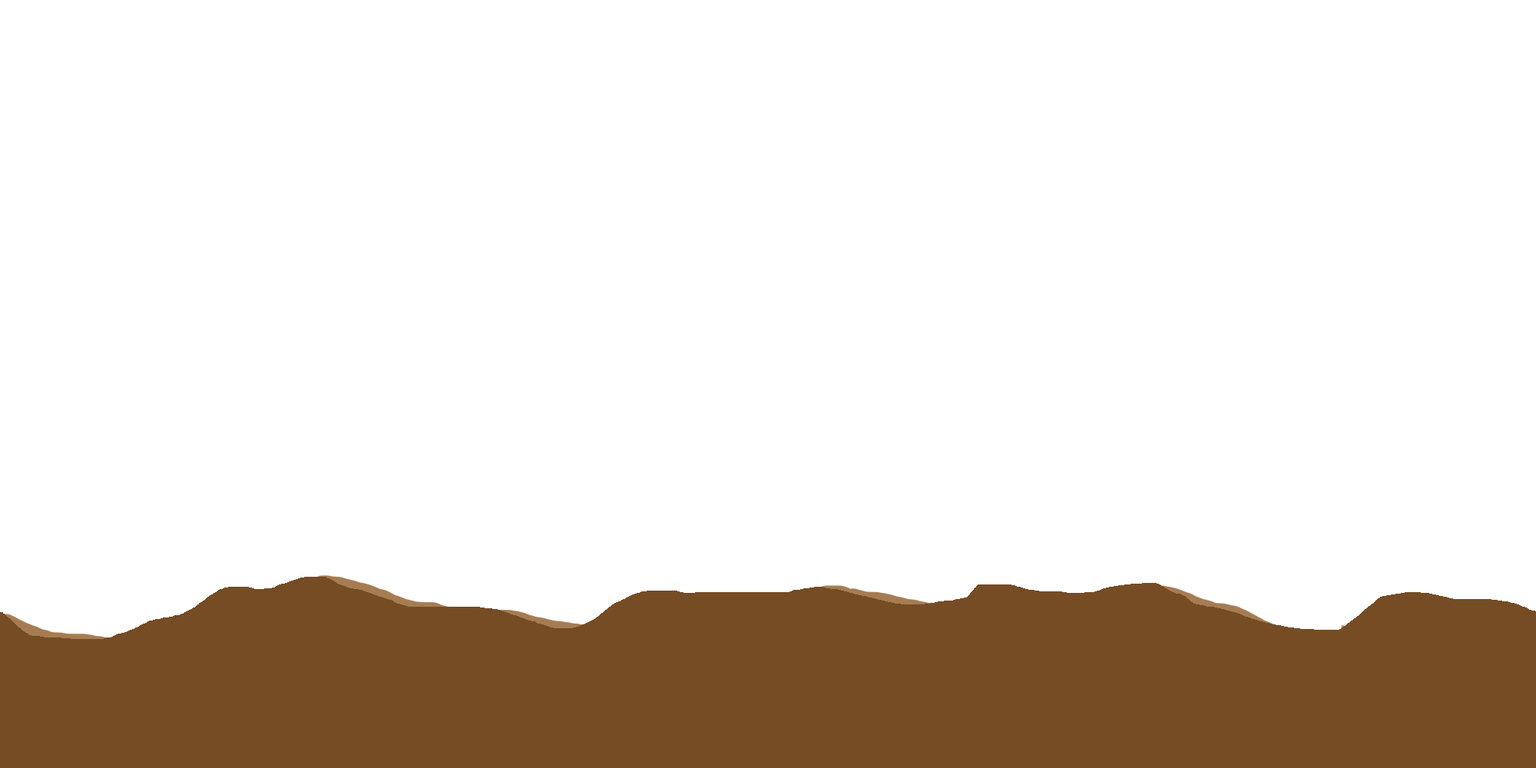
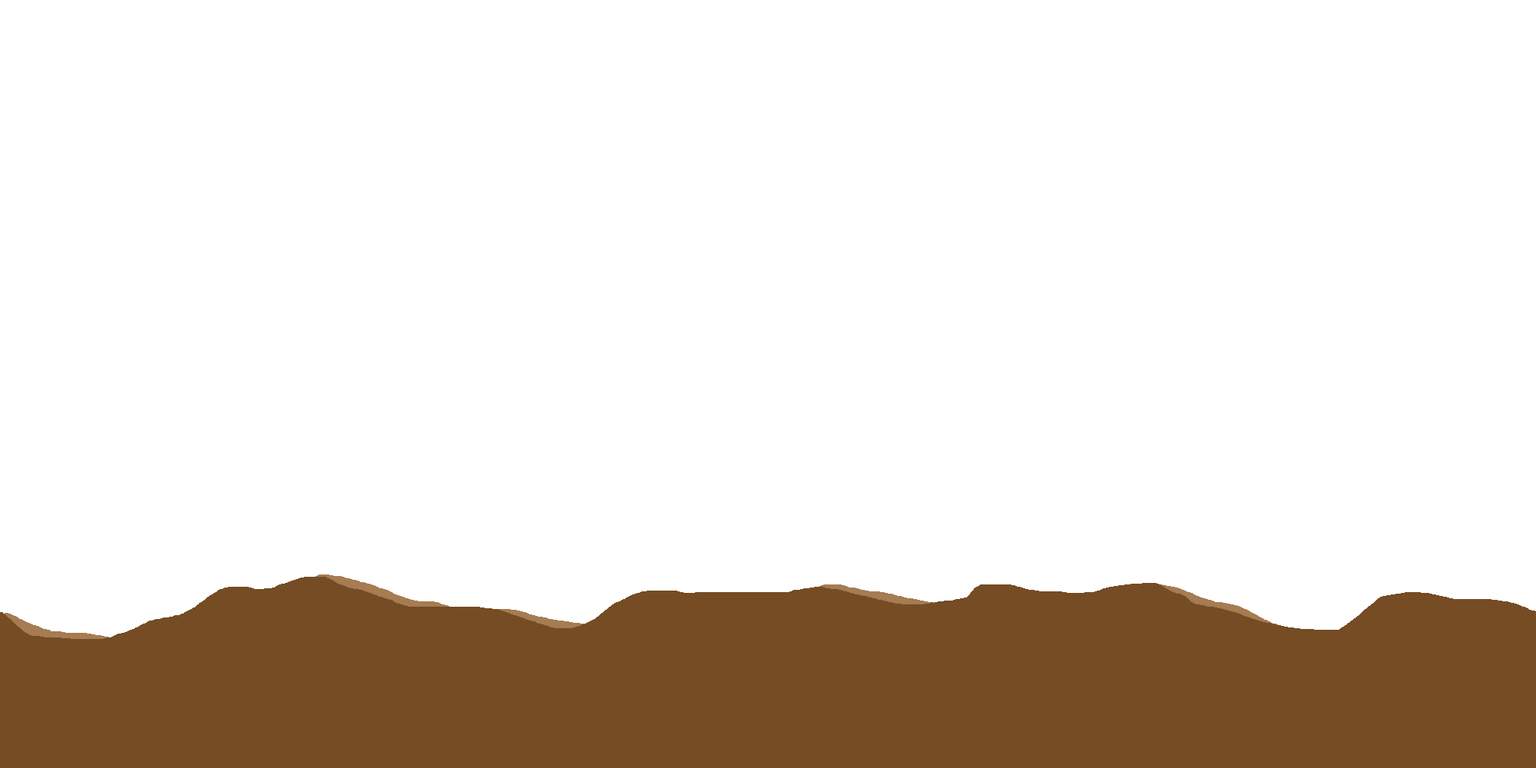
Revision of a layered 1536x768 image; what changed, layer by layer:
painted on "Layer 3" over left=4, top=574, right=1346, bottom=639
